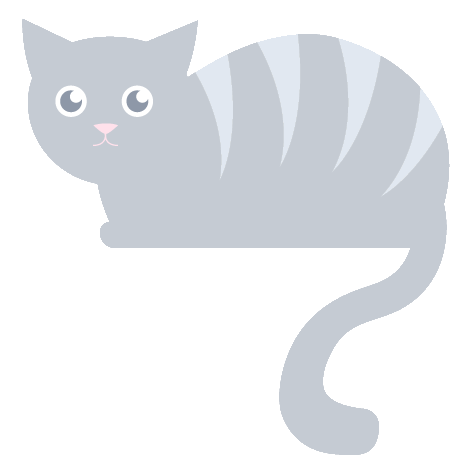
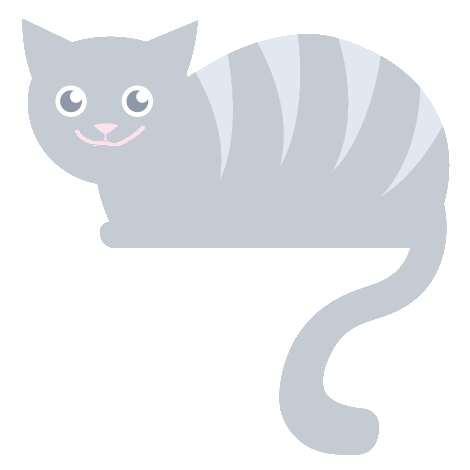
Comparing the layer stacks of the two 470x470 images. Changes:
painted on "free-cat-vector.png" over [75, 126, 145, 146]
